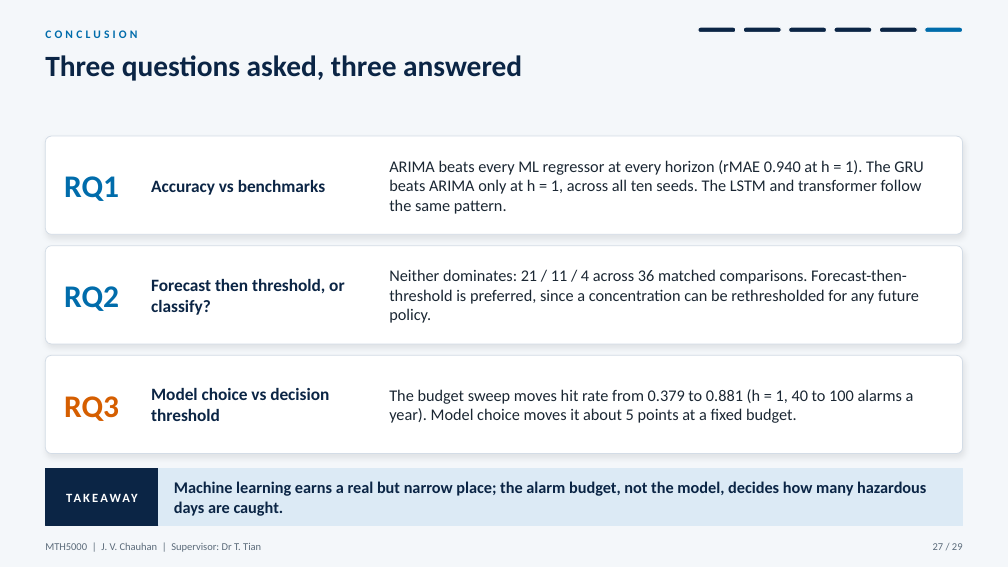
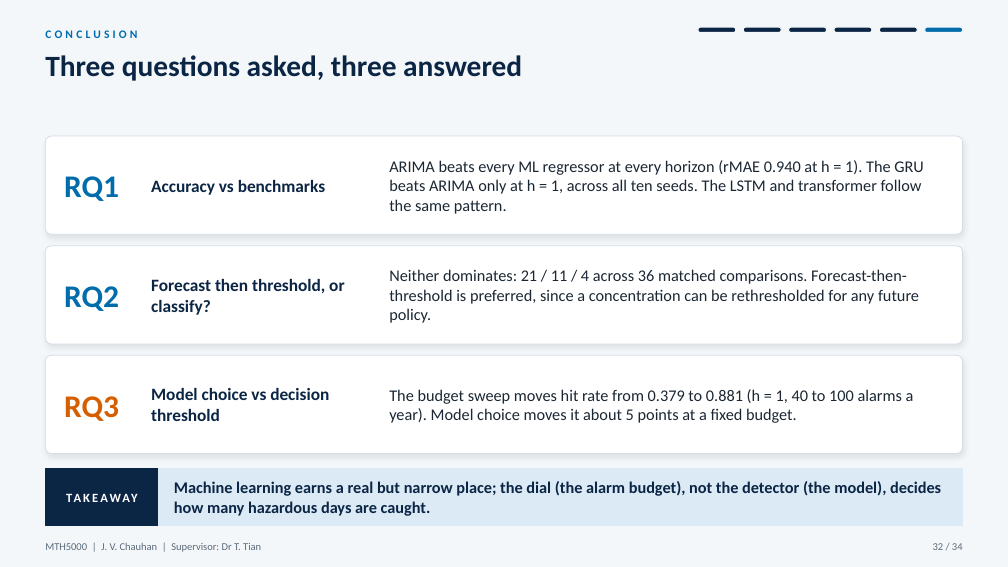
Before and after one commit to JC16092/mth5000-aqi-forecast, a slide deck: slide 32 of presentation_new/MTH5000_oral_presentation.pptx (slide 27 before the commit). Drawn at 1008x567 pixels with LibreOffice and Linux fonts; fonts in the diff are those of the drawing. Boxes give left, top, right and bottom in pixels: in the first picture for what was removed or moved away, otherwise in the second. Text is boxed around its words. In the diff, an @@ line names an element or a change of style, - is before the commit and + after.

```diff
--- a/presentation_new/MTH5000_oral_presentation.pptx
+++ b/presentation_new/MTH5000_oral_presentation.pptx
@@ text at (174,481,941,516): text changed @@
-Machine learning earns a real but narrow place; the alarm budget, not the model, decides how many hazardous days are caught.
+Machine learning earns a real but narrow place; the dial (the alarm budget), not the detector (the model), decides how many hazardous days are caught.
@@ text at (933,543,963,550): text changed @@
-27 / 29
+32 / 34
```
Also in this commit, not shown: 28 other slides changed, 6 slides added, 6 other files.
